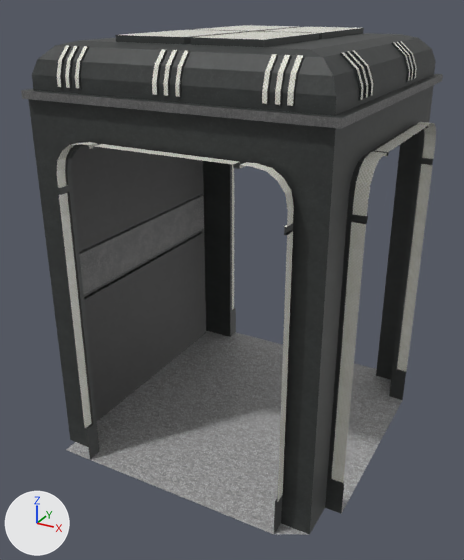
The FBX model ST3E2-Unity/Assets/Models/Interiors/Corridors/ThreeWayIntersection.fbx, before and after one commit.
Before and after are seen from a camera (50 mm lens) standing at (6.88, -13.44, 10.64) and looking at (-0.24, -0.5, 4.17). The axes (+X, +Y, +Z) are drawn at lower left. The lights are the same throughout. Where no turn or scale is listed for an object, it has been applied to the vertices.
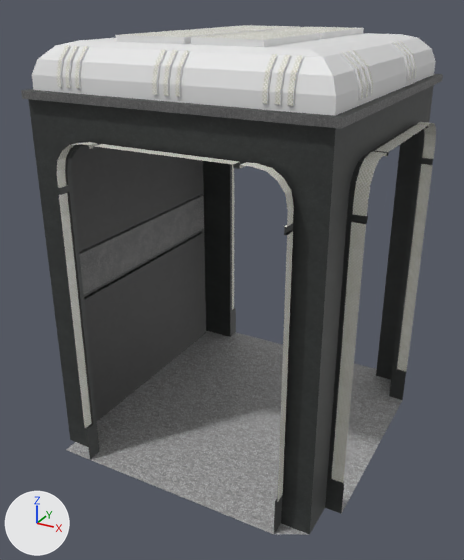
Edits to the bpy script that builds the scene:
```text
Add mat_material_025:
    mat_material_025 = principled_material('Material.025')
    mat_material_025.base_color = (0.8, 0.8, 0.8)  # white #e7e7e7
Change me_cube_017:
    where me_cube_017.from_pydata(...)  # 868 vertices, 524 faces; spans x -3.49..3.67, y -3.79..3.88, z 0.0..9.96
    used by ob_cube_017; location = (-0.02, 0.04, 0.0)
    me_cube_017 part 1: all 379 faces centred in x -3.33..3.27, y -3.44..3.54, z 8.98..9.9 switch from mat_material_003 (picture img_darkmetal_png) to mat_material_025 (white #e7e7e7)
```

Location of each change, [x1, y1, x2, y2] in pixels of the pictures (464 x 560 px):
part 1 of me_cube_017, recoloured (grey to white): [32, 27, 436, 116] in both
